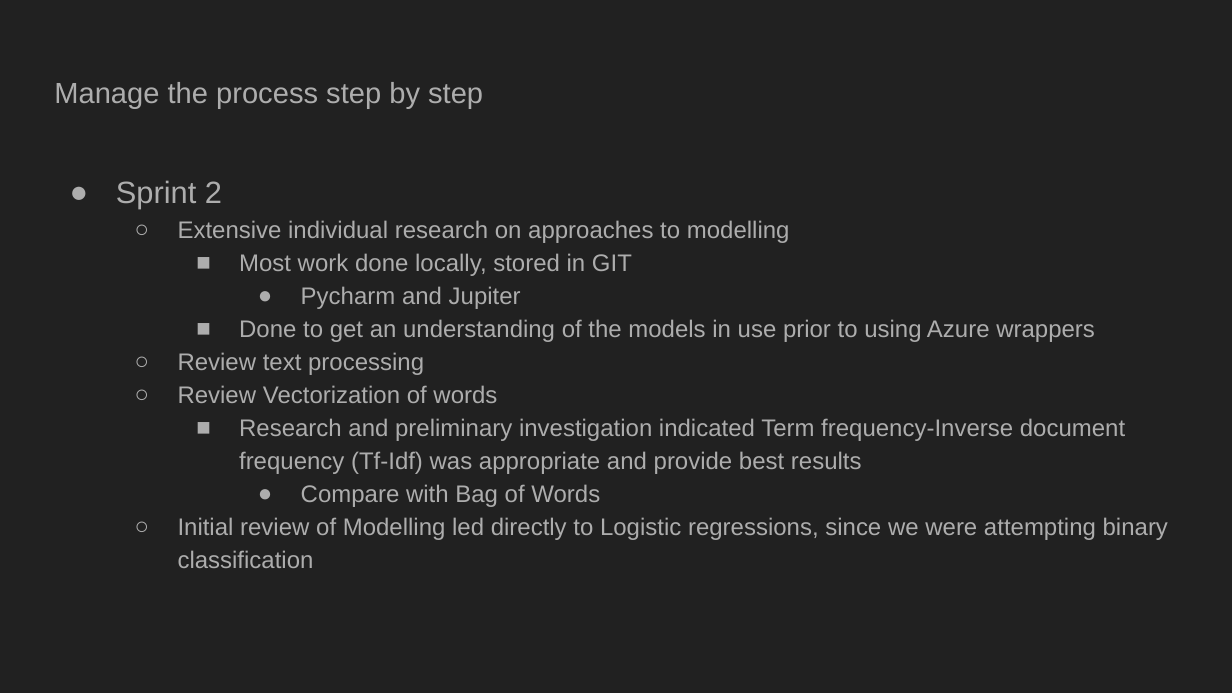
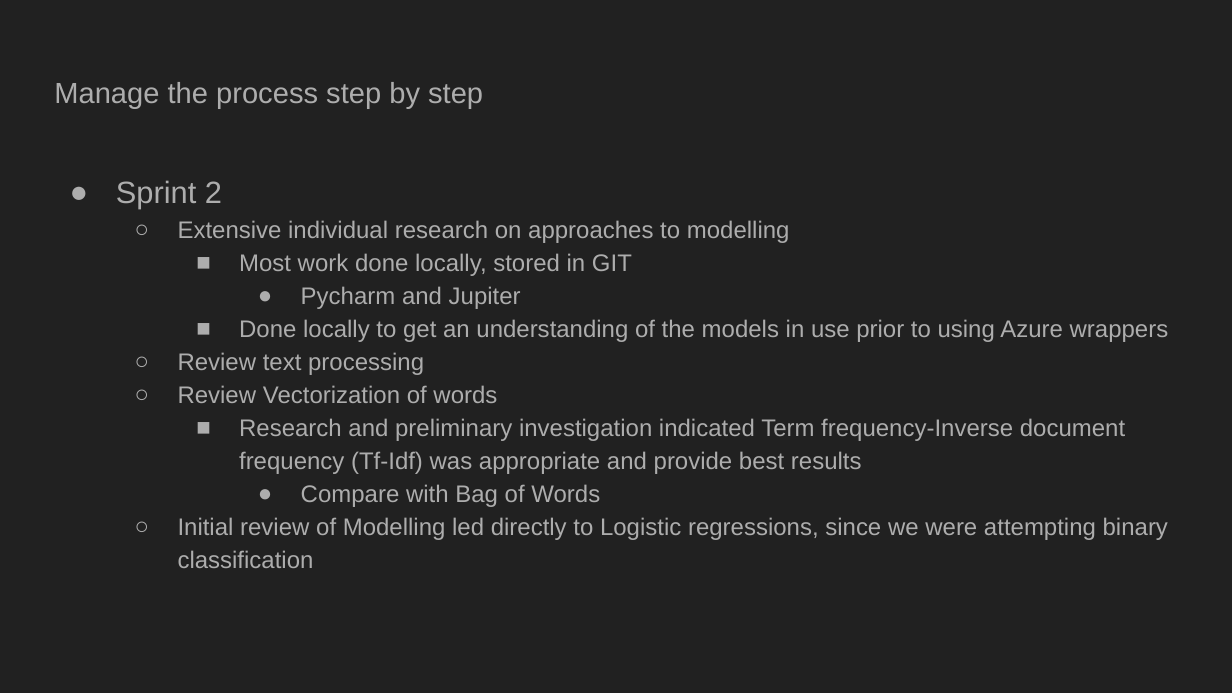
Before and after one commit to bwvidro/dsci644_team_d, a slide deck: slide 15 of Presentation/DSCI-644.pptx. Drawn at 1232x693 pixels with LibreOffice and Linux fonts; fonts in the diff are those of the drawing. Boxes give left, top, right and bottom in pixels: in the first picture for what was removed or moved away, otherwise in the second. Text is boxed around its words. In the diff, an @@ line names an element or a change of style, - is before the commit and + after.

```diff
--- a/Presentation/DSCI-644.pptx
+++ b/Presentation/DSCI-644.pptx
@@ text at (239,319,1169,342): text changed @@
-    ■ Done to get an understanding of the models in use prior to using Azure wrappers
+    ■ Done locally to get an understanding of the models in use prior to using Azure wrappers
```
Also in this commit, not shown: 8 other slides changed, 2 slides added, 1 slide removed.
